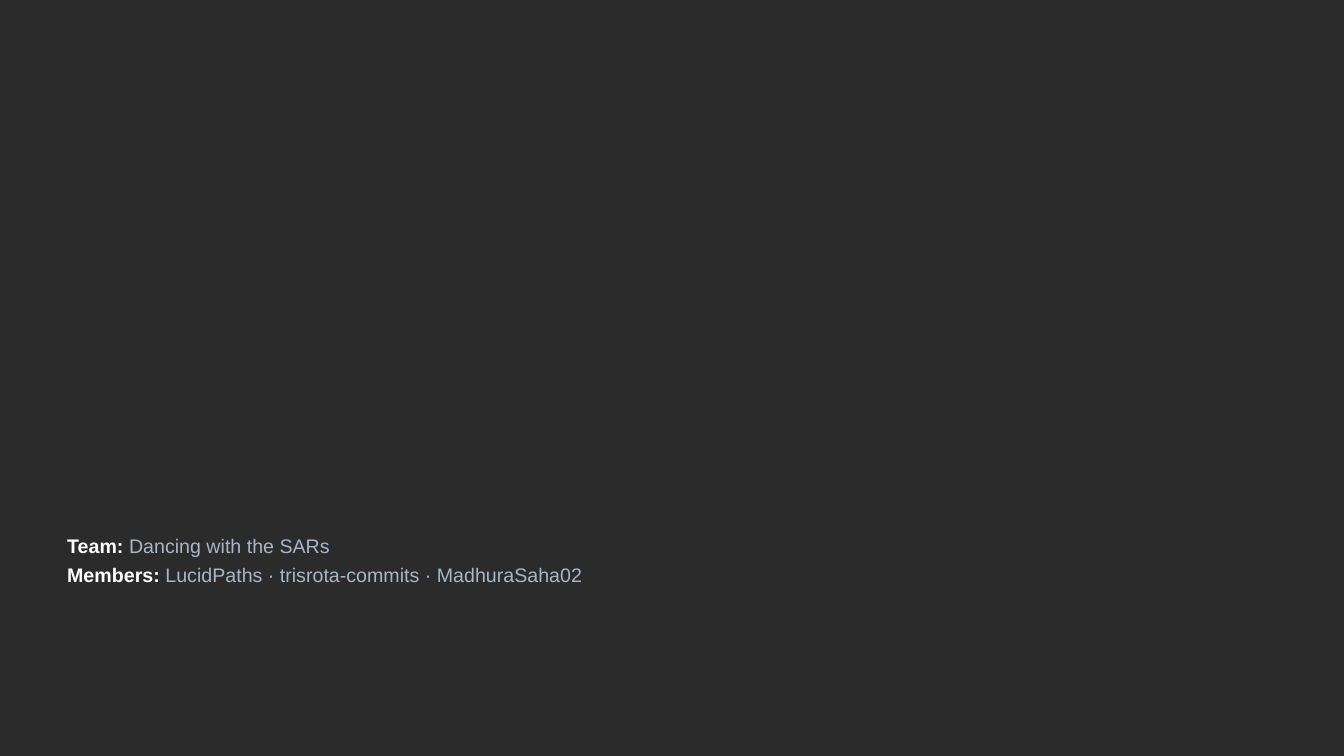
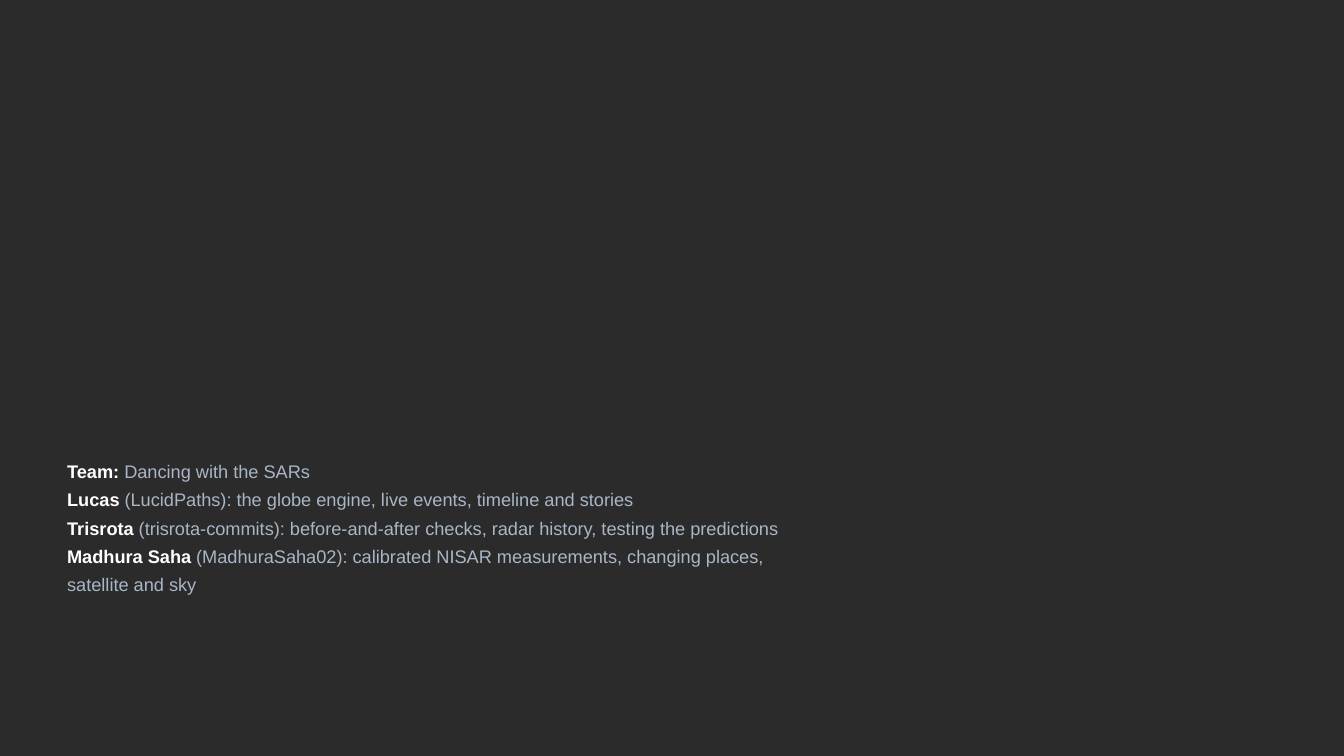
Before and after one commit to trisrota-commits/Dancing_with_the_SARs_NASA_Challenge, a slide deck: slide 1 of demo/dancing-with-the-sars-slides.pptx. Drawn at 1344x756 pixels with LibreOffice and Linux fonts; fonts in the diff are those of the drawing; background and template pictures are left out; a plain dark background stands for a picture behind light text. Boxes give left, top, right and bottom in pixels: in the first picture for what was removed or moved away, otherwise in the second. Text is boxed around its words. In the diff, an @@ line names an element or a change of style, - is before the commit and + after.

```diff
--- a/demo/dancing-with-the-sars-slides.pptx
+++ b/demo/dancing-with-the-sars-slides.pptx
@@ text at (x1=67, y1=465, x2=310, y2=482): size 14 to 13 pt in "Team: Dancing with the SARs"; line spacing 1.25 to 1.3 @@
@@ text "Team: Dancing with the SARs" moved from (x1=67, y1=539, x2=582, y2=582) to (x1=67, y1=465, x2=778, y2=595) @@
@@ text at (x1=67, y1=493, x2=778, y2=595): text changed; size 14 to 13 pt @@
-Members: LucidPaths · trisrota-commits · MadhuraSaha02
+Lucas (LucidPaths): the globe engine, live events, timeline and stories
+Trisrota (trisrota-commits): before-and-after checks, radar history, testing the predictions
+Madhura Saha (MadhuraSaha02): calibrated NISAR measurements, changing places, satellite and sky
```
Also in this commit, not shown: 2 slides added, 2 slides removed, 10 other files.
